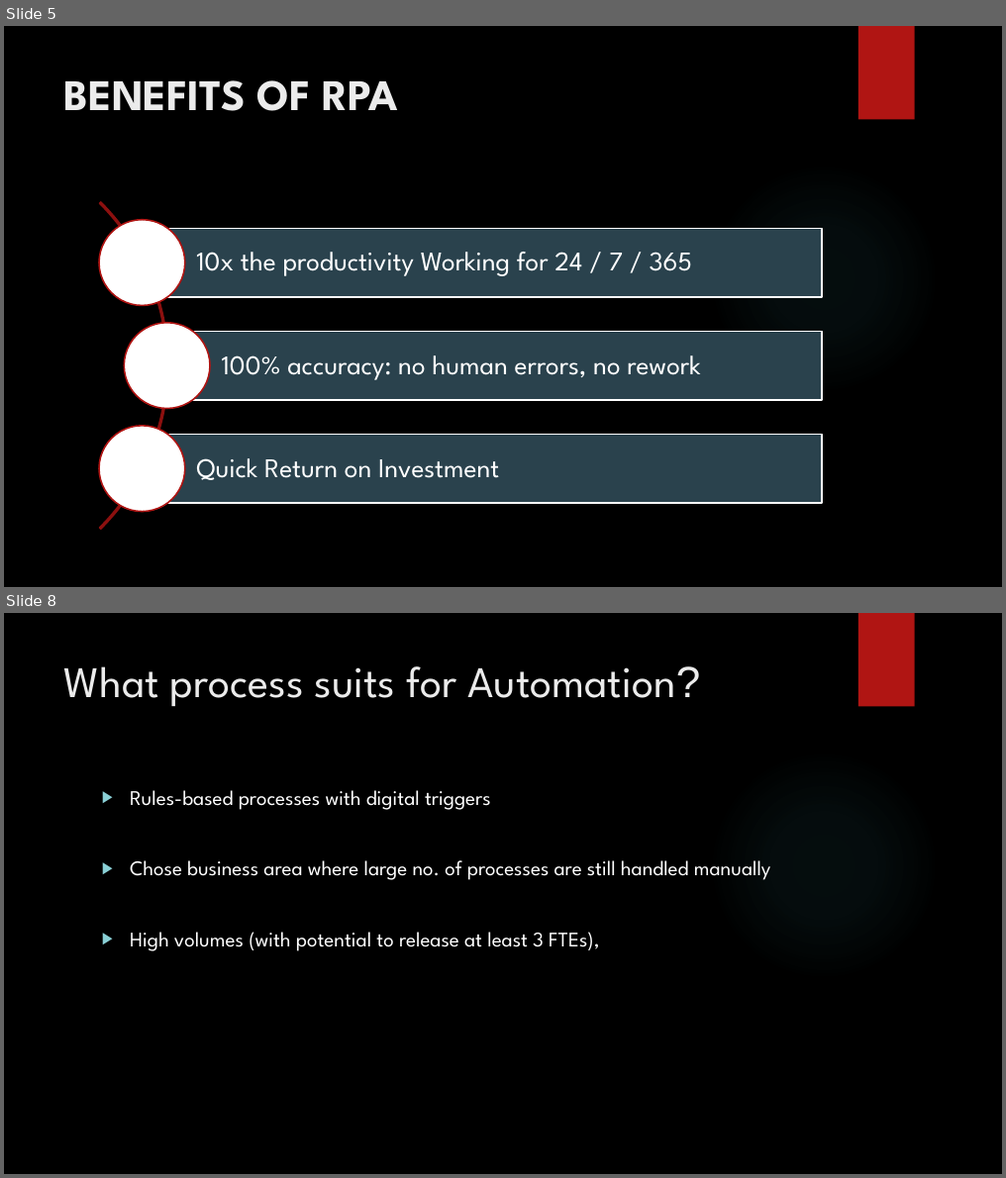
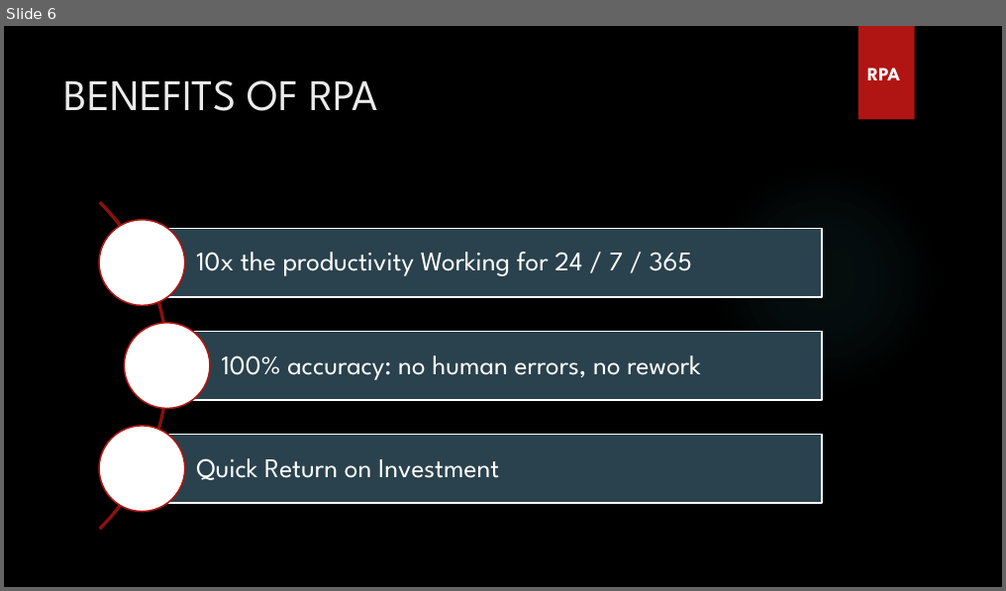
Before and after one commit to arunpandianm/RPA_Webinar, a slide deck: Robotic Process Automation.pptx. Shown one above the other, each under a label of ours: slides 5 and 8 before the commit, slide 6 after it; the slides between them are not shown. The pictures are 1006x1178 and 1006x591 pixels, drawn with LibreOffice and Linux fonts; fonts in the diff are those of the drawing; background and template pictures are left out. Boxes give left, top, right and bottom in pixels: in the first picture for what was removed or moved away, otherwise in the second. Text is boxed around its words. In the diff, an @@ line names an element or a change of style, - is before the commit and + after.

```diff
--- a/Robotic Process Automation.pptx
+++ b/Robotic Process Automation.pptx
@@ slide 8 removed at <box>4,613,1002,1174</box>, background picture (left out); not listed: 2 template elements that a slide beside it also shows @@
@@ title removed at <box>64,666,701,706</box> @@
-What process suits for Automation?
@@ text removed at <box>130,790,771,952</box> @@
-▶ Rules-based processes with digital triggers
-▶ Chose business area where large no. of processes are still handled manually
-▶ High volumes (with potential to release at least 3 FTEs),
@@ what was slide 5 is now slide 6 @@
@@ slide 6 changed as well @@
@@ title "BENEFITS OF RPA" at <box>64,80,378,111</box>: bold off @@
@@ text added at <box>867,68,900,80</box>, 18 pt, text #FFFFFF, bold @@
+RPA
```
Also in this commit, not shown: 6 other slides changed, 6 slides added, 3 other slides removed.
